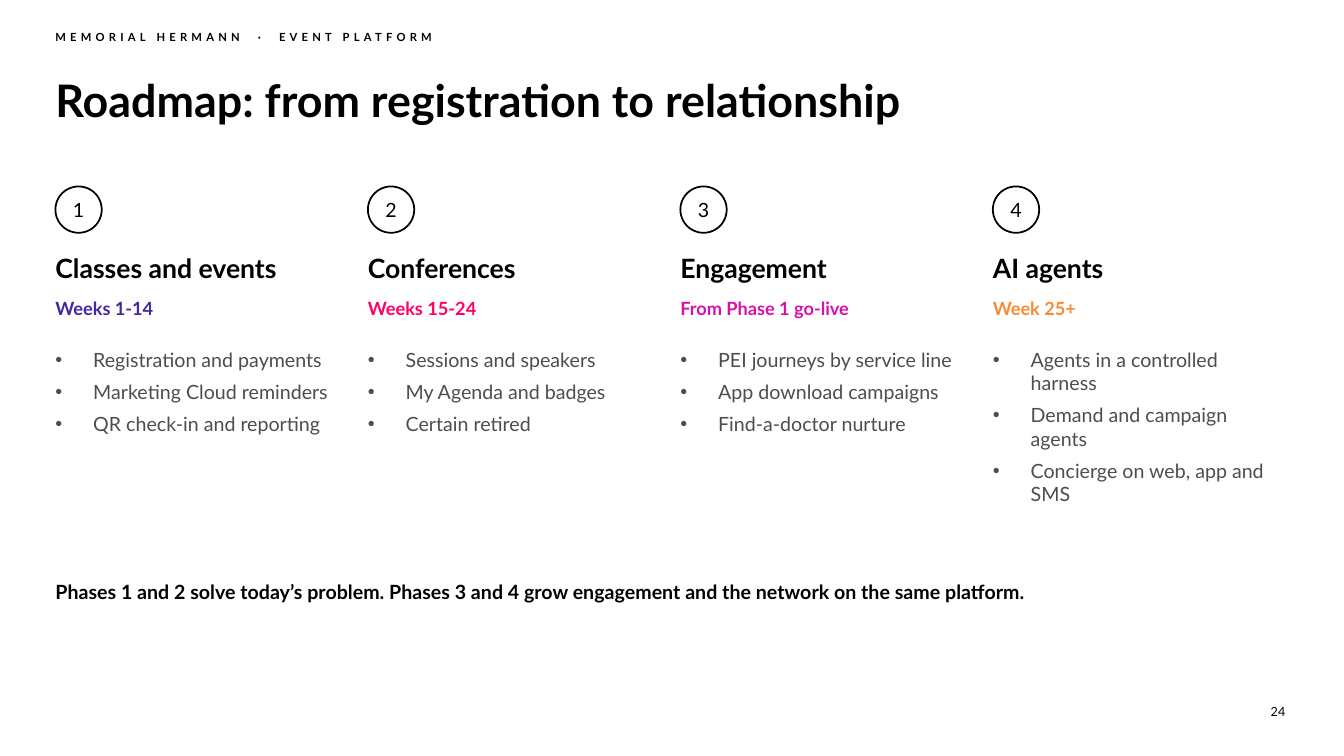
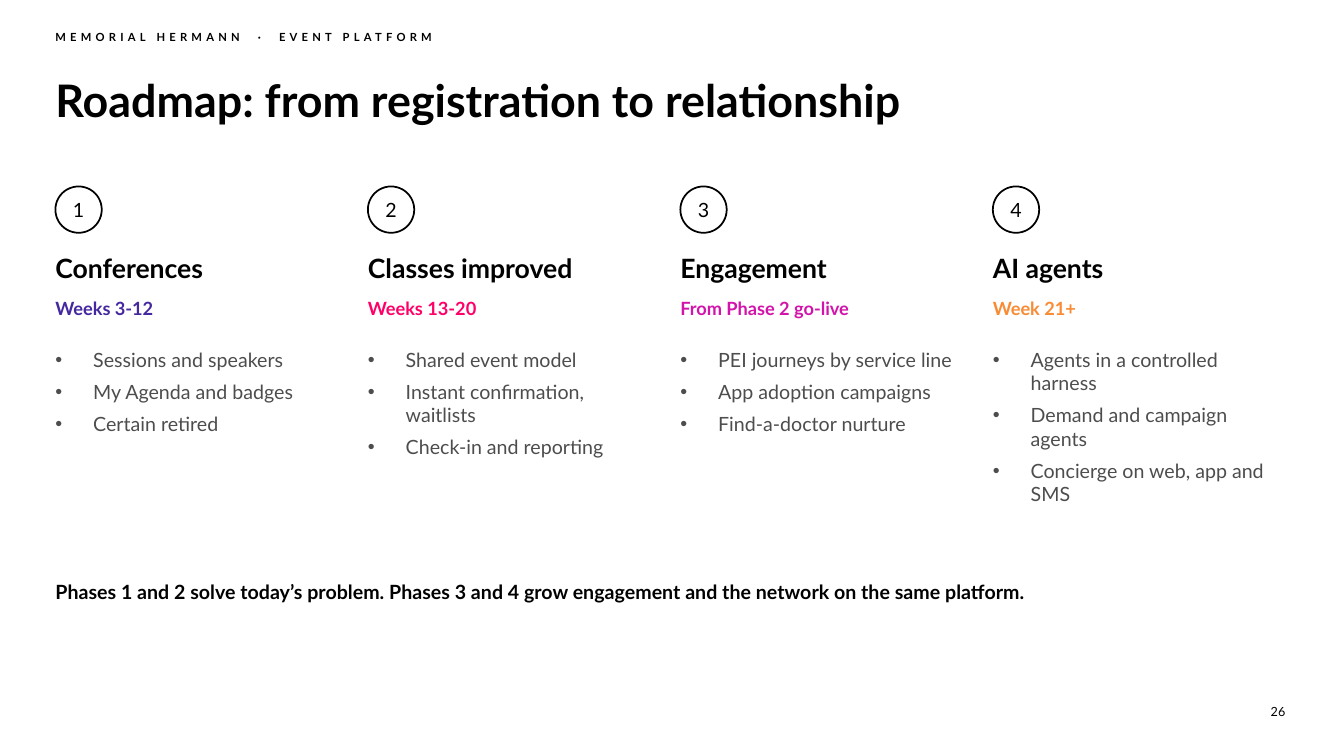
Before and after one commit to chintasurya/preSales_Memorial-hermann, a slide deck: slide 26 of deck/Memorial-Hermann-Event-Platform.pptx (slide 24 before the commit). Drawn at 1344x756 pixels with LibreOffice and Linux fonts; fonts in the diff are those of the drawing; background and template pictures are left out. Boxes give left, top, right and bottom in pixels: in the first picture for what was removed or moved away, otherwise in the second. Text is boxed around its words. In the diff, an @@ line names an element or a change of style, - is before the commit and + after.

```diff
--- a/deck/Memorial-Hermann-Event-Platform.pptx
+++ b/deck/Memorial-Hermann-Event-Platform.pptx
@@ text at (55, 258, 203, 279): text changed @@
-Classes and events
+Conferences
@@ text at (368, 258, 572, 283): text changed @@
-Conferences
+Classes improved
@@ text at (55, 301, 153, 315): text changed @@
-Weeks 1-14
+Weeks 3-12
@@ text at (368, 301, 476, 315): text changed @@
-Weeks 15-24
+Weeks 13-20
@@ text at (680, 301, 849, 319): text changed @@
-From Phase 1 go-live
+From Phase 2 go-live
@@ text at (993, 301, 1076, 315): text changed @@
-Week 25+
+Week 21+
@@ text at (93, 352, 293, 431): text changed @@
-• Registration and payments
-• Marketing Cloud reminders
-• QR check-in and reporting
+• Sessions and speakers
+• My Agenda and badges
+• Certain retired
@@ text at (406, 352, 604, 458): text changed @@
-• Sessions and speakers
-• My Agenda and badges
-• Certain retired
+• Shared event model
+• Instant confirmation, waitlists
+• Check-in and reporting
@@ text at (718, 384, 930, 403): text changed @@
-• App download campaigns
+• App adoption campaigns
@@ page number at (1271, 707, 1286, 716): text changed @@
-24
+26
```
Also in this commit, not shown: 15 other slides changed, 4 slides added, 2 slides removed, 8 other files.
